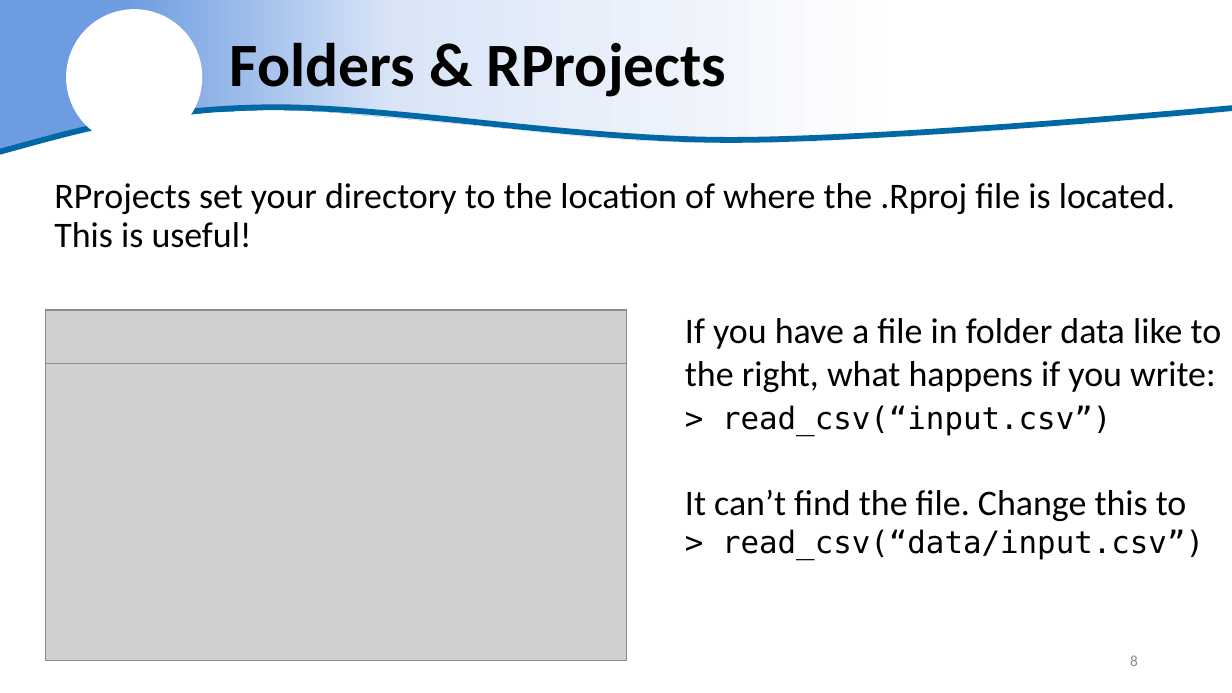
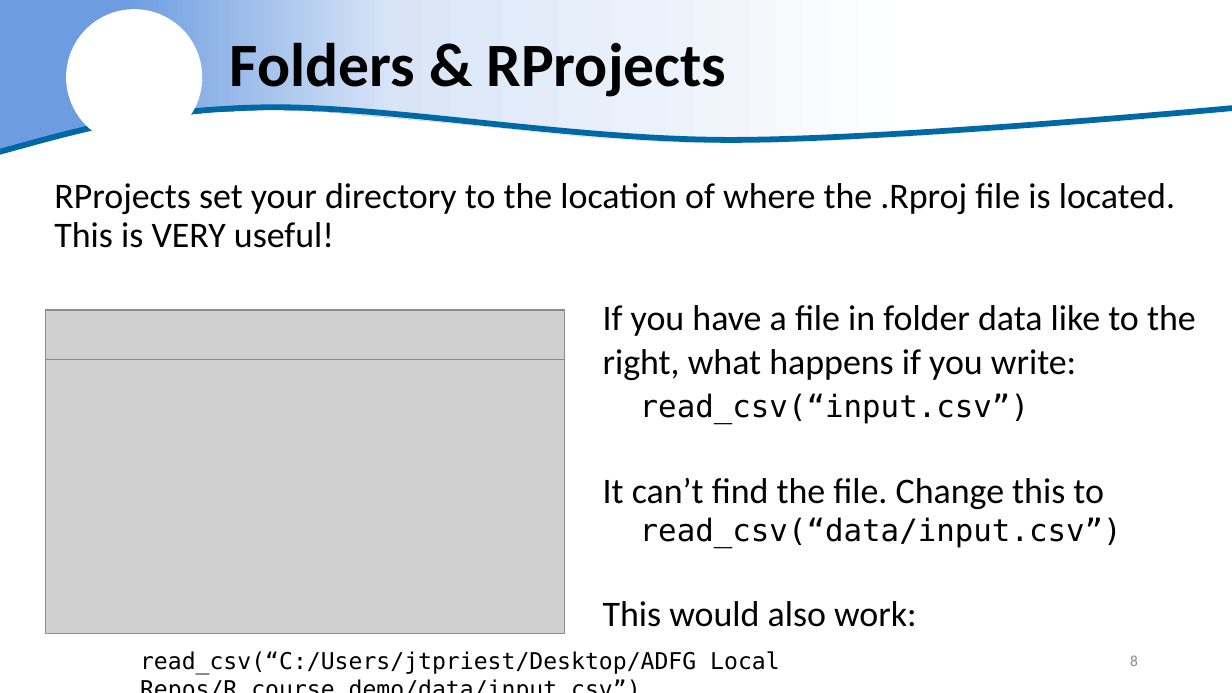
Before and after one commit to justinpriest/ADFG_R_Intro_Workshop, a slide deck: slide 8 of presentations/5 - Reading Real Data.pptx. Drawn at 1232x693 pixels with LibreOffice and Linux fonts; fonts in the diff are those of the drawing; grey boxes stand for pictures; background and template pictures are left out. Boxes give left, top, right and bottom in pixels: in the first picture for what was removed or moved away, otherwise in the second. Text is boxed around its words. In the diff, an @@ line names an element or a change of style, - is before the commit and + after.

```diff
--- a/presentations/5 - Reading Real Data.pptx
+++ b/presentations/5 - Reading Real Data.pptx
@@ text at box(54, 183, 1175, 248): text changed @@
-RProjects set your directory to the location of where the .Rproj file is located. This is useful!
+RProjects set your directory to the location of where the .Rproj file is located. This is VERY useful!
@@ text "If you have a file ...": place and size @@
-text "If you have a file ..." at box(685, 318, 1222, 560)
+text "If you have a file ..." at box(603, 305, 1196, 627)
@@ picture: place and size @@
-picture at box(45, 311, 627, 363)
+picture at box(45, 311, 565, 359)
@@ picture: place and size @@
-picture at box(45, 310, 627, 661)
+picture at box(45, 310, 565, 634)
@@ text at box(640, 393, 1029, 424): text changed @@
-> read_csv(“input.csv”)
+read_csv(“input.csv”)
@@ text at box(603, 517, 1122, 627): text changed @@
-> read_csv(“data/input.csv”)
+read_csv(“data/input.csv”)
+This would also work:
@@ text added at box(140, 651, 780, 675), 18 pt, text #000000 @@
+read_csv(“C:/Users/jtpriest/Desktop/ADFG Local Repos/R_course_demo/data/input.csv”)
```
Also in this commit, not shown: 2 other slides changed, 1 other file.
